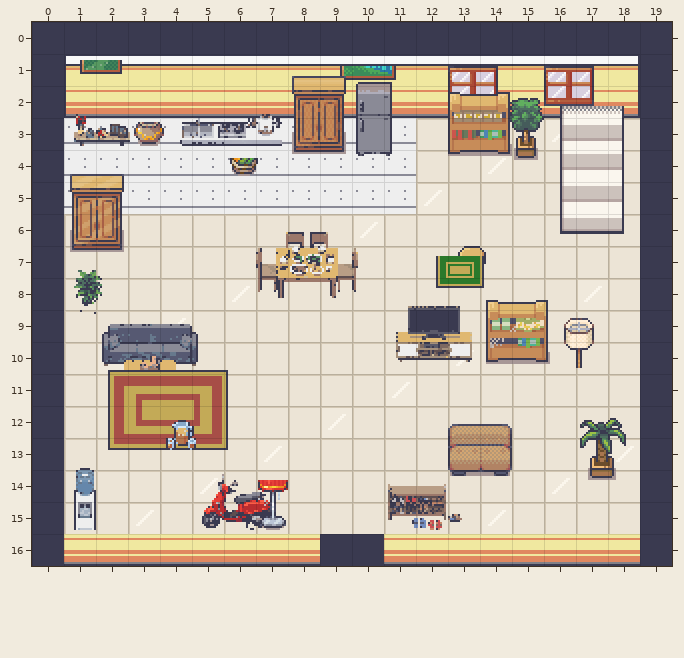
Tiled map (JSON), stored at assets/game/maps/homestay-inside.tmj. Above: the version before the commit.
Cells are 16x16 px. Shown: x 0..19, y 0..16.
After:
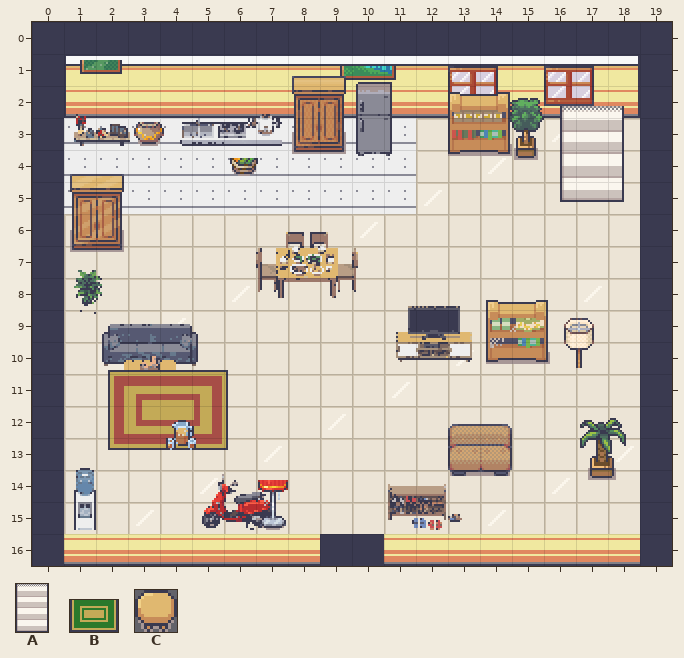
Key: from "props": A 9 "cau-thang", B 13 "tham-xanh", C 14 "ghe-dau".
Objects are placed by their top-left corner, in cells (3,4 is the top-left corner of cell 3,4); size is 1x1 cell unless given.
Edits made:
Layer "objects":
Object A "Stairs" at 16.5,2.6 size 2x4 becomes A "Stairs" at 16.5,2.6 size 2x3.
Object C "Stool" at 13.3,7 size 0.9x0.9 is removed.
Object B "Mat" at 12.6,7.3 size 1.5x1 is removed.
Pixel boxes of the changes (left, top, right, bottom) in both pictures:
changed: (560, 108, 624, 234)
removed: (436, 246, 486, 288)
